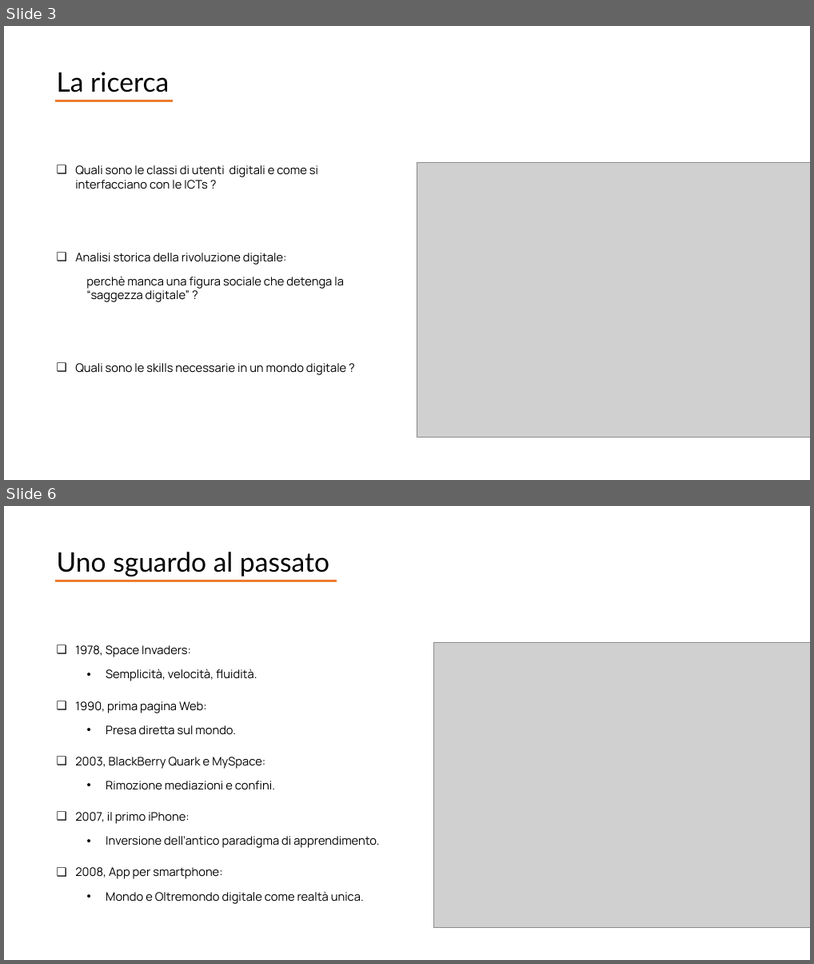
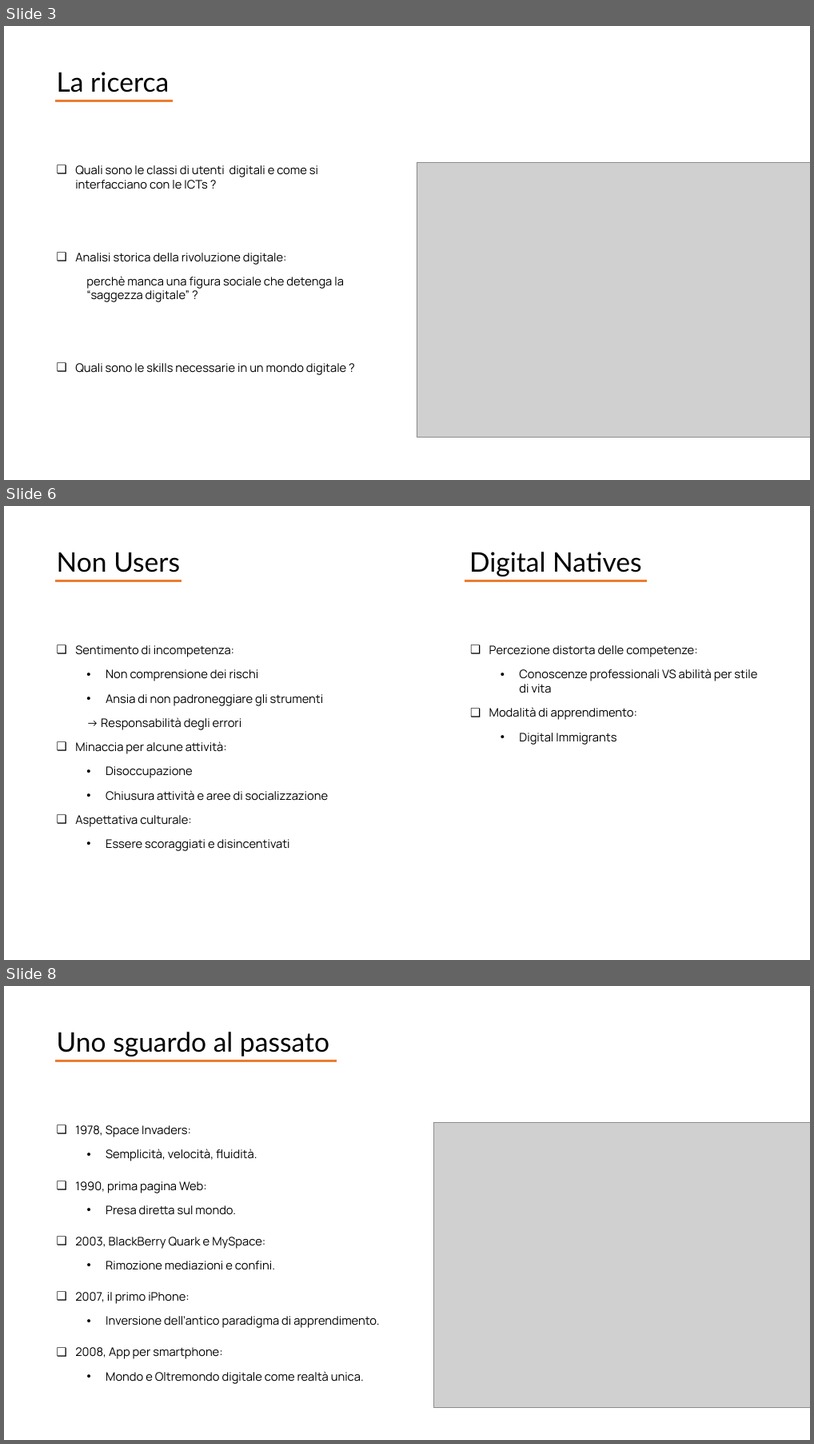
Before and after one commit to giocoal/social-issues-in-information-society-project, a slide deck: Presentazione/Presentazione_completa - Copy.pptx. Shown one above the other, each under a label of ours: slides 3 and 6 before the commit, slides 3, 6 and 8 after it; the slides between them are not shown. The pictures are 814x964 and 814x1444 pixels, drawn with LibreOffice and Linux fonts; fonts in the diff are those of the drawing; grey boxes stand for pictures. Boxes give left, top, right and bottom in pixels: in the first picture for what was removed or moved away, otherwise in the second. Text is boxed around its words. In the diff, an @@ line names an element or a change of style, - is before the commit and + after.

```diff
--- a/Presentazione/Presentazione_completa - Copy.pptx
+++ b/Presentazione/Presentazione_completa - Copy.pptx
@@ slide 6 added at [4, 506, 810, 960], background #FFFFFF @@
@@ text added at [57, 552, 180, 572], 32 pt, text #000000 @@
+Non Users
@@ text added at [470, 552, 642, 576], 32 pt, text #000000 @@
+Digital Natives
@@ line added from (55, 581) to (182, 581), #ED7D31 3 pt @@
@@ line added from (464, 581) to (648, 581), #ED7D31 3 pt @@
@@ text added at [75, 645, 328, 851], 14 pt, text #000000 @@
+❑ Sentimento di incompetenza:
+  • Non comprensione dei rischi
+  • Ansia di non padroneggiare gli strumenti
+  → Responsabilità degli errori
+❑ Minaccia per alcune attività:
+  • Disoccupazione
+  • Chiusura attività e aree di socializzazione
+❑ Aspettativa culturale:
+  • Essere scoraggiati e disincentivati
@@ text added at [490, 645, 758, 744], 14 pt, text #000000 @@
+❑ Percezione distorta delle competenze:
+  • Conoscenze professionali VS abilità per stile di vita
+❑ Modalità di apprendimento:
+  • Digital Immigrants
@@ what was slide 6 is now slide 8 @@
```
Also in this commit, not shown: 5 slides changed, 1 other slide added.
